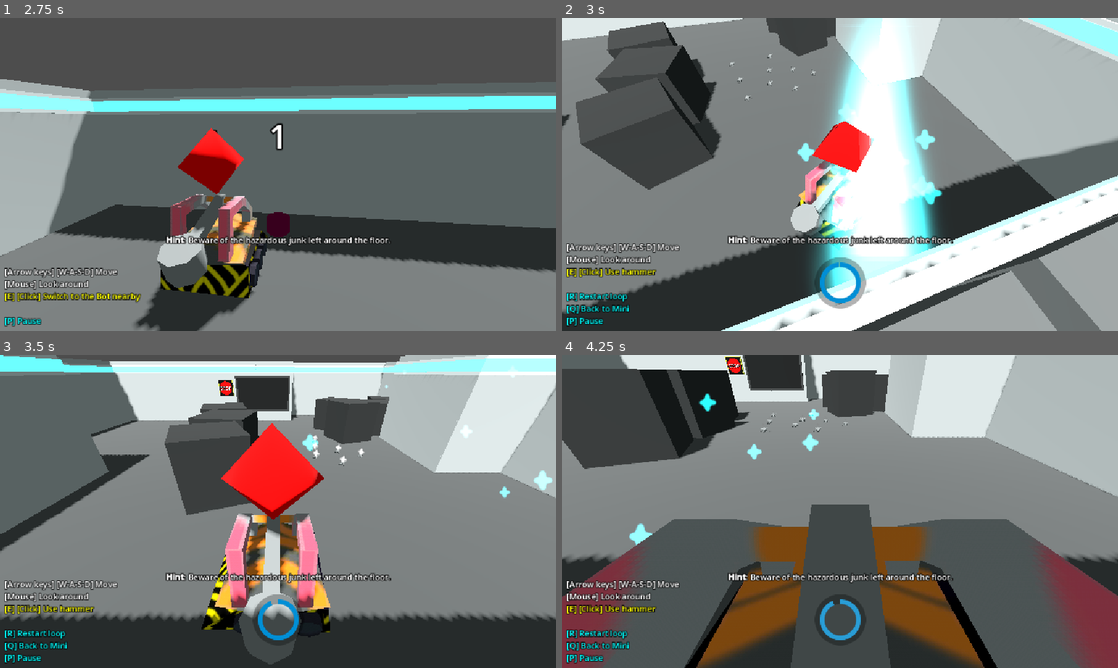
Above: before the commit, frames 1-4 (two rows, left to right).
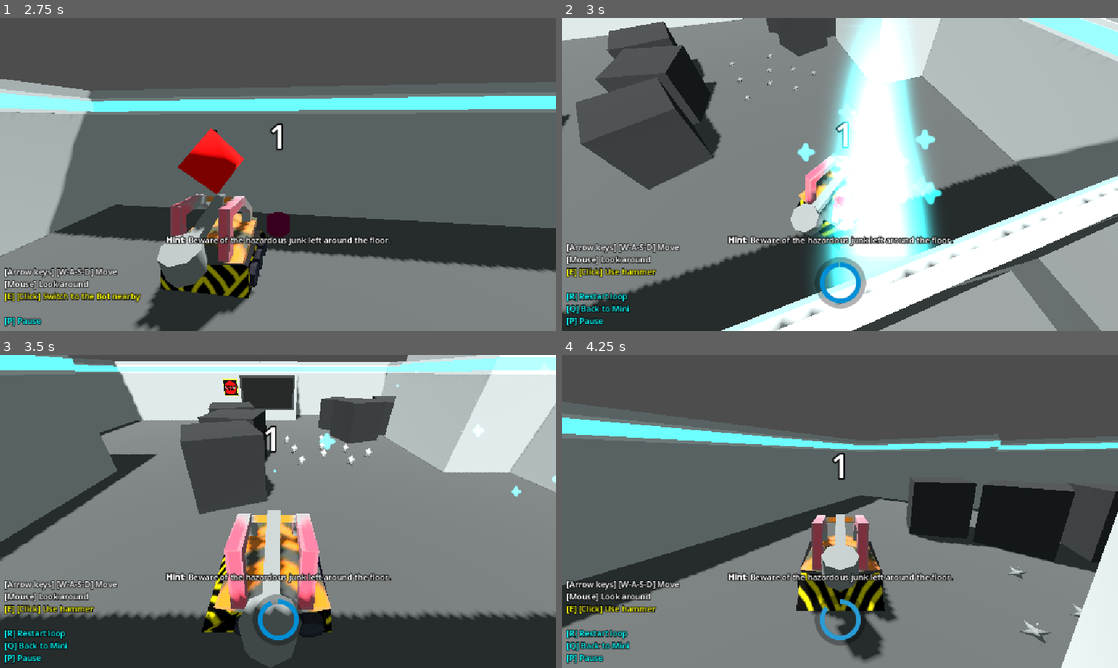
Above: after the commit, the same moments.

Repository: gheja/bot-loop
Game: Godot game, scene res://scenes/main_scene.tscn
Same seed, same stepped clock (60 frames per second), same inputs: the game is played once before the commit and once after it.
Inputs (mouse positions are in pixels of both pictures, inside the frame that each line leads up to):
- Up to frame 1 (2.75 s): move the mouse to (250, 237) at 0.52 s; hold W (move_up) 0.53-2.03 s; tap E (action_primary) at 0.6, 1.35, 2.1 s; move the mouse to (444, 221) at 1.27 s; move the mouse to (111, 127) at 2.02 s; hold A (move_left) from 2.03 s (still down)
- Up to frame 2 (3 s): keep holding A (move_left); move the mouse to (867, 174) at 2.77 s; tap E (action_primary) at 2.85 s
- Up to frame 3 (3.5 s): keep holding A (move_left)
- Up to frame 4 (4.25 s): move the mouse to (756, 433) at 3.52 s; release A (move_left) at 3.53 s; hold S (move_down) from 3.53 s (still down); tap E (action_primary) at 3.6 s

Frame 1 is identical in both runs. In frame 2, 1.2% of the frame differs, in the area x 45-57%, y 33-53%; in frame 3, 12%; in frame 4, 90%, in the area x 0-100%, y 0-100%.

Commit message:
BotManager now handles bot deactivation and activation a bit better

Diff:
--- a/src/autoload/bot_manager.gd
+++ b/src/autoload/bot_manager.gd
@@ -14,9 +14,12 @@
 	Lib.get_first_node_in_group("bot_timer_indicators").visible = value
 
 func activate_bot_by_index(index: int):
+	var bot = bot_definitions[index]["bot"] as ObjectPlayerCharacter
+
 	bot_definitions[index]["active"] = true
-	(bot_definitions[index]["bot"] as ObjectPlayerCharacter).make_active()
-	(bot_definitions[index]["bot"] as ObjectPlayerCharacter).visible = true
+	bot.make_active()
+	bot.visible = true
+	bot.process_mode = Node.PROCESS_MODE_INHERIT
 
 func activate_starter_bot():
 	assert(starter_bot)
@@ -42,6 +45,7 @@
 		# current_bot.queue_free()
 		# TODO: it is not enough to hide, this will still collide, etc.
 		current_bot.visible = false
+		current_bot.process_mode = Node.PROCESS_MODE_DISABLED
 
 	set_bot_timer_indicator_visibility(true)
 
